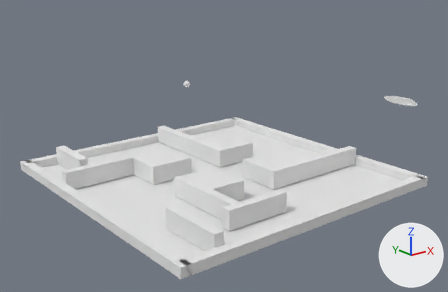
The Blender file meshes/board.blend, before and after one commit.
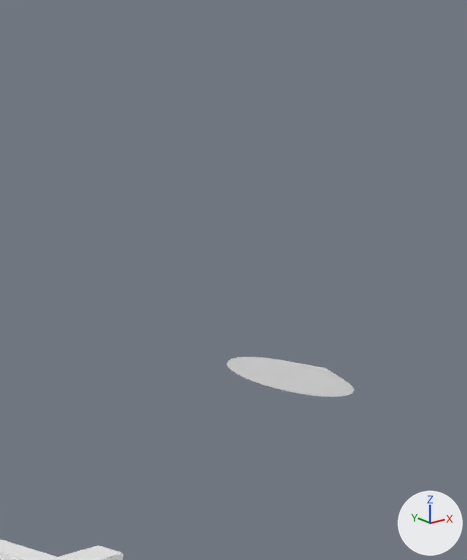
Old and new are each drawn whole from a 50 mm lens placed at (-39.9, -51.1, 23.7), pointed at (1.7, 0.9, 2.9) and again close up on the part from 72% to 100% of the width and 0% to 51% of the height. The lights are fixed; the arrows at lower right show +X, +Y and +Z.

Objects in the first close-up: 'Board', 'Cone'.
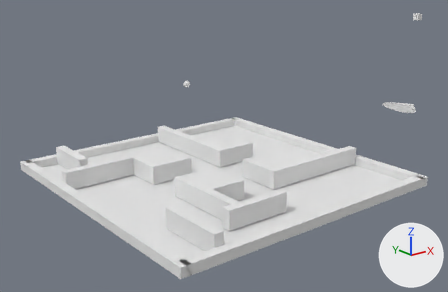
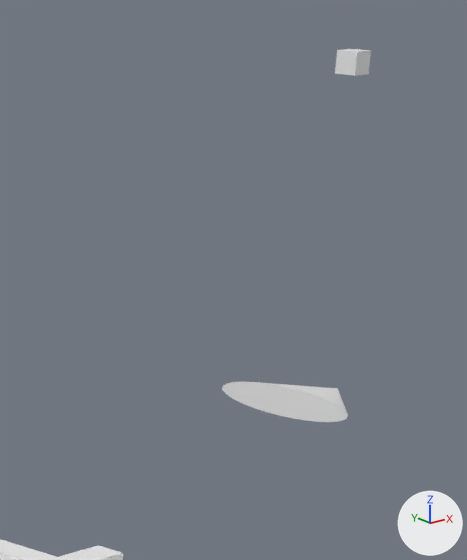
Location of each change, (x1, y1, x2, y2) in pixels of the close-ups (467 x 560 px):
'Cone', mesh rescaled, moved: before (227, 357, 354, 397); after (222, 382, 348, 422)
'Box', added: after (335, 49, 371, 76)

The edits, one by one:
me_cone has 33 vertices, 33 faces and spans x -1.0..1.0, y -2.5..2.5, z -0.5..0.5.
me_cone is used by ob_cone; location (24.77, -6.28, 6.17).
me_cone part 1: the whole mesh is scaled about its middle by (1.5, 1, 1), then moved by (-1.31, 0.0, 0.0).
Mesh me_cube_013 is new.
It is a box spanning x -0.375..0.375, y -0.375..0.375, z -0.375..0.375.
Object 'Cone' (ob_cone) moves from (24.77, -6.28, 6.17) to (26.83, -5.99, 5.23).
Object 'Box' (ob_box) is new; it shows me_cube_013.
Its location is (25.92, -6.17, 16.2).
